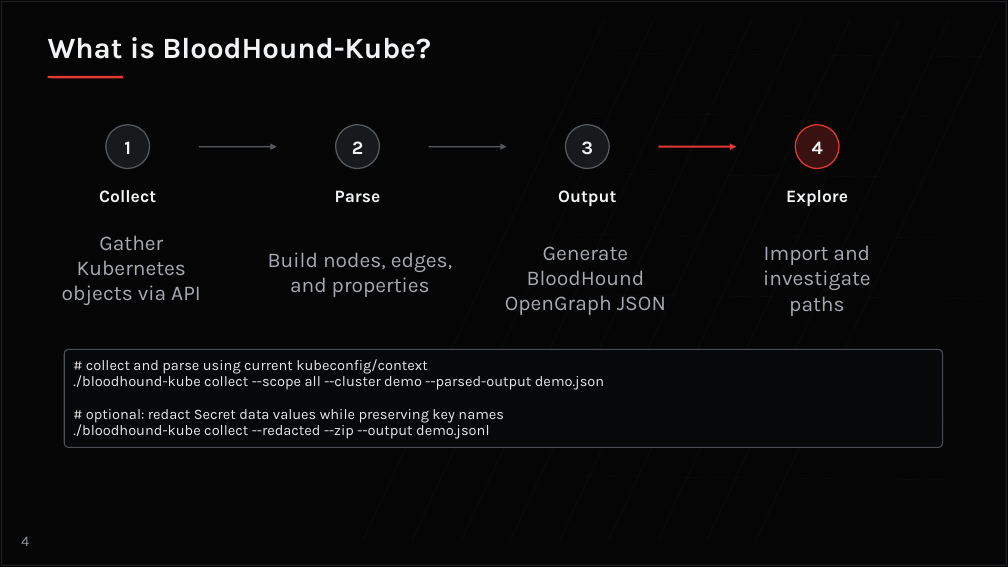
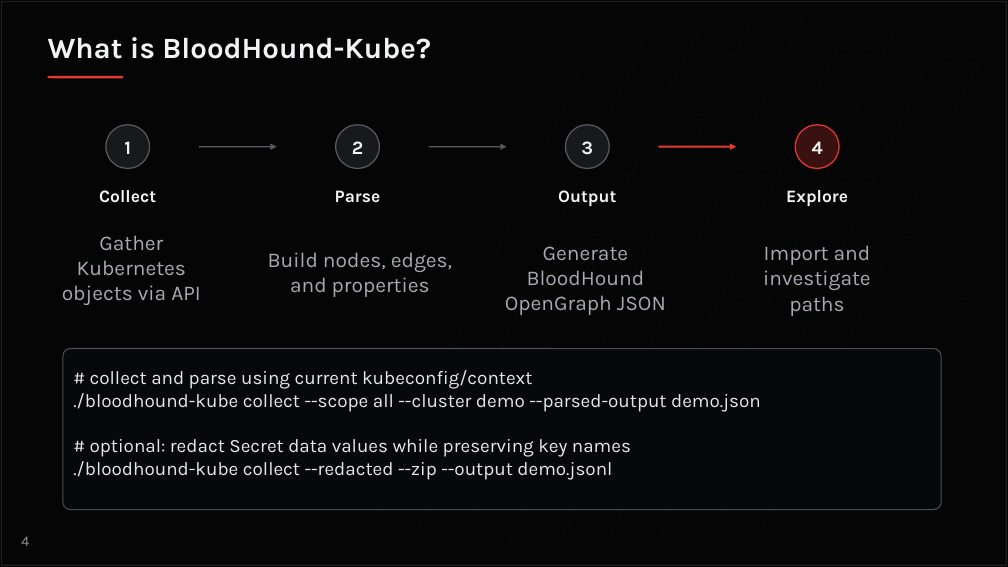
Before and after one commit to HackinAhab/talks, a slide deck: slide 4 of wwhf26/Bloodhound-Kube-v1.pptx. Drawn at 1008x567 pixels with LibreOffice and Linux fonts; fonts in the diff are those of the drawing. Boxes give left, top, right and bottom in pixels: in the first picture for what was removed or moved away, otherwise in the second. Text is boxed around its words. In the diff, an @@ line names an element or a change of style, - is before the commit and + after.

Commit message:
Update PPTX, and demo scripts/config

```diff
--- a/wwhf26/Bloodhound-Kube-v1.pptx
+++ b/wwhf26/Bloodhound-Kube-v1.pptx
@@ rounded rectangle: place and size @@
-rounded rectangle at box(64, 349, 943, 448)
+rounded rectangle at box(63, 349, 941, 510)
@@ text removed at box(73, 372, 604, 390) @@
-./bloodhound-kube collect --scope all --cluster demo --parsed-output demo.json
@@ text at box(90, 370, 532, 389): size 13.9 to 18 pt in "# collect and parse using current kubeconfig/context"; line spacing 0.8 to 1 @@
@@ text at box(73, 393, 761, 480): paragraphs added @@
+./bloodhound-kube collect --scope all --cluster demo --parsed-output demo.json
+# optional: redact Secret data values while preserving key names
+./bloodhound-kube collect --redacted --zip --output demo.jsonl
@@ text removed at box(86, 409, 504, 423) @@
-# optional: redact Secret data values while preserving key names
@@ text removed at box(73, 421, 489, 439) @@
-./bloodhound-kube collect --redacted --zip --output demo.jsonl
```
Also in this commit, not shown: 5 other slides changed, 2 slides added, 1 slide removed, 3 other files.
